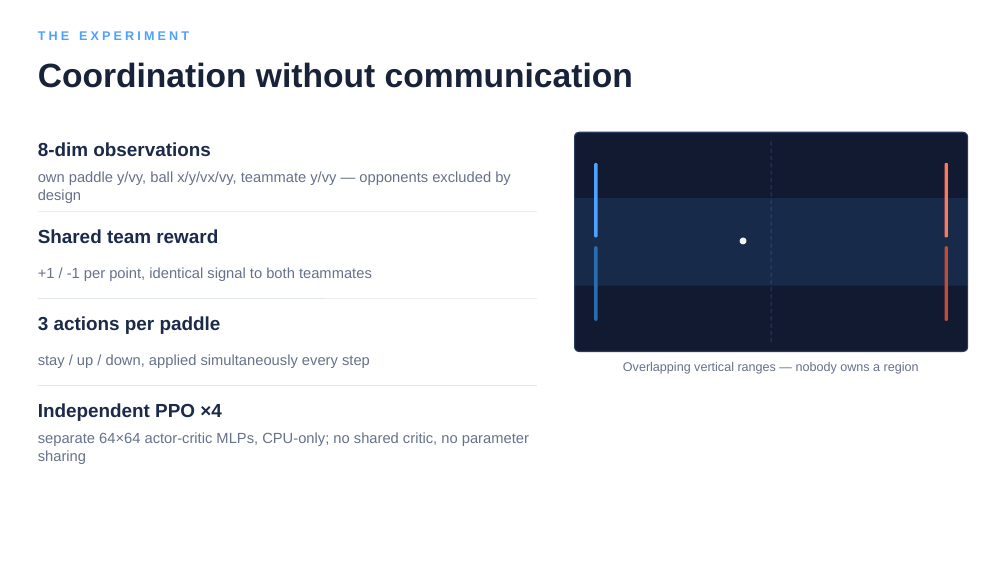
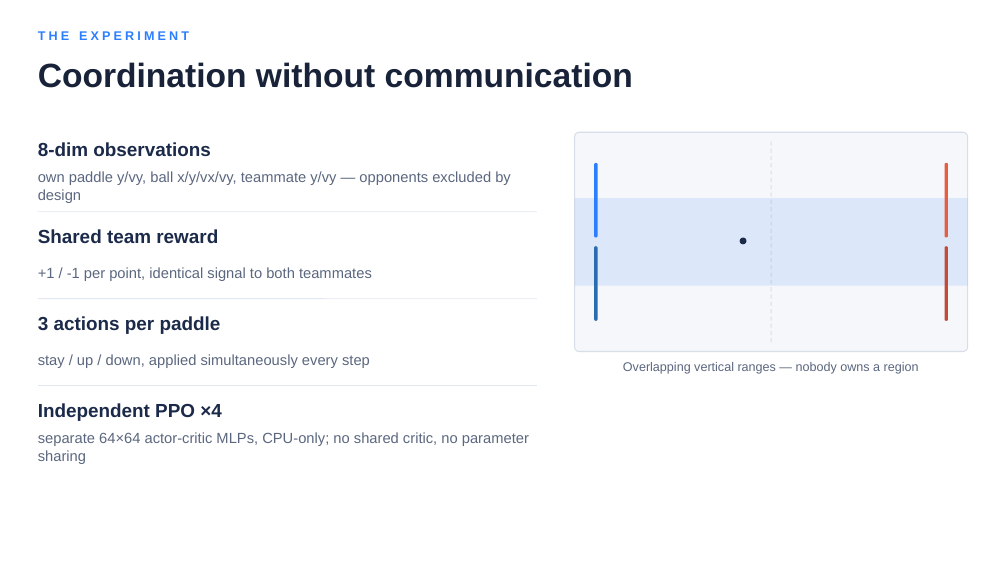
Before and after one commit to mortal22soul/MARL_Pong, a slide deck: slide 2 of report/marl_pong_presentation.pptx. Drawn at 1008x567 pixels with LibreOffice and Linux fonts; fonts in the diff are those of the drawing. Boxes give left, top, right and bottom in pixels: in the first picture for what was removed or moved away, otherwise in the second. Text is boxed around its words. In the diff, an @@ line names an element or a change of style, - is before the commit and + after.

```diff
--- a/report/marl_pong_presentation.pptx
+++ b/report/marl_pong_presentation.pptx
@@ text "THE EXPERIMENT" at <box>38,31,189,40</box>: text colour #50A0FF to #2B7FFF @@
@@ rounded rectangle at <box>575,132,968,352</box>: fill #111A30 to #F5F7FA; outline #2A3A5E 1 pt to #D8DEE9 1 pt @@
@@ line (771, 141) - (771, 343): stroke #2A3A5E 1 pt dashed to #D8DEE9 1 pt dashed @@
@@ rounded rectangle at <box>594,163,597,238</box>: fill #50A0FF to #2B7FFF @@
@@ rounded rectangle at <box>944,163,948,238</box>: fill #FF785A to #E85D3F @@
@@ rectangle at <box>575,198,968,286</box>: fill #50A0FF at 12% opacity to #2B7FFF at 12% opacity @@
@@ ellipse at <box>740,237,746,244</box>: fill #F2F2F2 to #1C2A4A @@
```
Also in this commit, not shown: 9 other slides changed, 1 other file.
